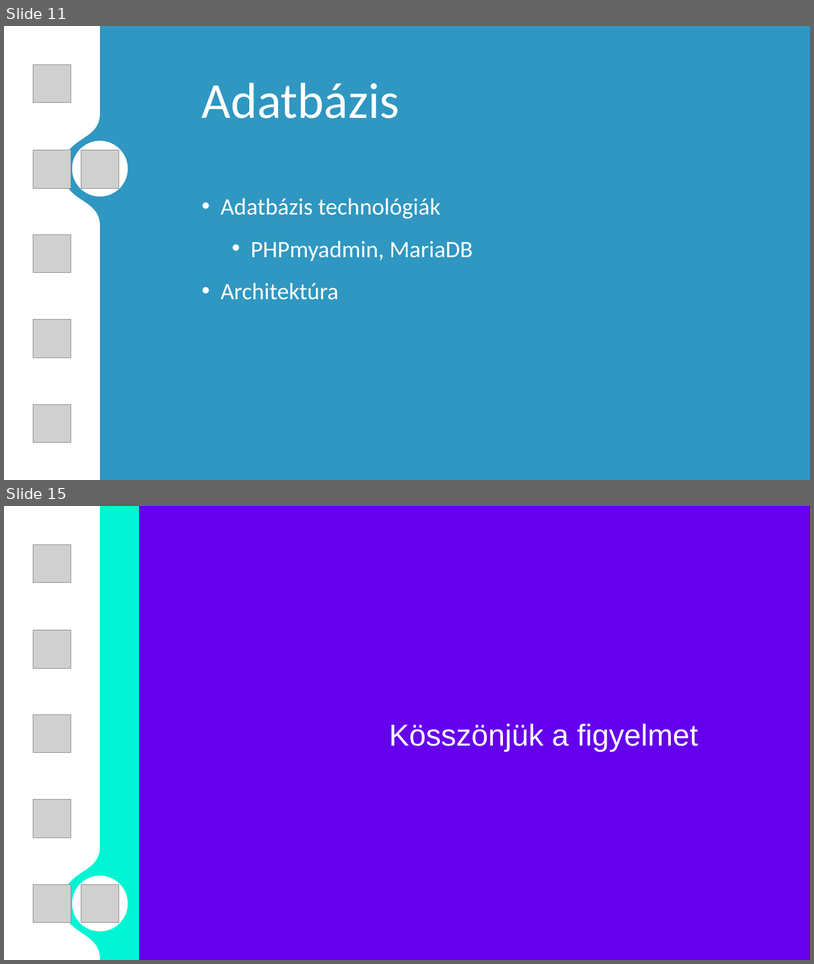
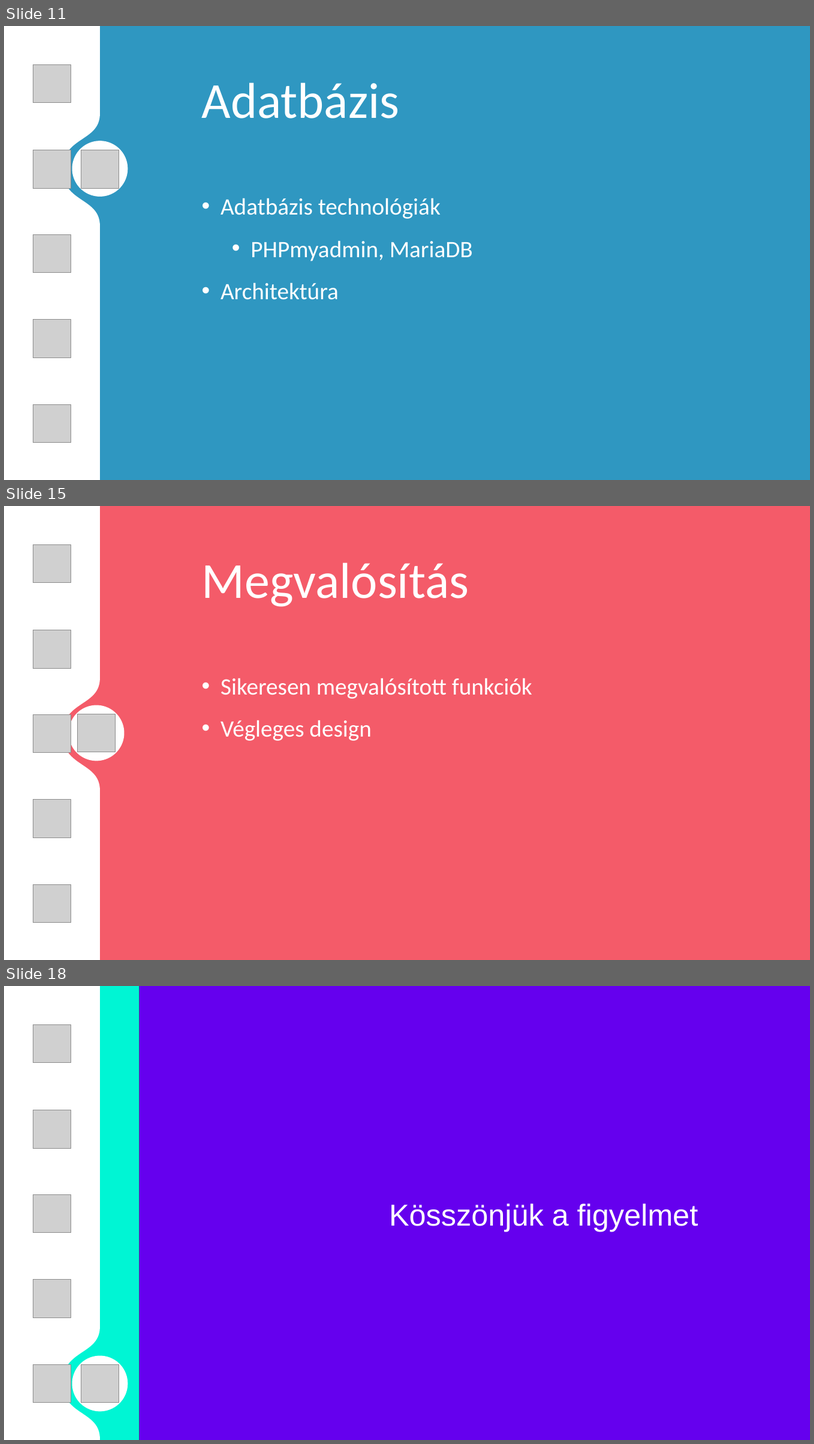
Before and after one commit to egri-richard/TurboNote, a slide deck: TNote_presentation.pptx. Shown one above the other, each under a label of ours: slides 11 and 15 before the commit, slides 11, 15 and 18 after it; the slides between them are not shown. The pictures are 814x964 and 814x1444 pixels, drawn with LibreOffice and Linux fonts; fonts in the diff are those of the drawing; grey boxes stand for pictures; background and template pictures are left out. Boxes give left, top, right and bottom in pixels: in the first picture for what was removed or moved away, otherwise in the second. Text is boxed around its words. In the diff, an @@ line names an element or a change of style, - is before the commit and + after.

```diff
--- a/TNote_presentation.pptx
+++ b/TNote_presentation.pptx
@@ slide 15 added at (x1=4, y1=506, x2=810, y2=960), background #F45B69 @@
@@ freeform shape added at (x1=4, y1=506, x2=99, y2=960), fill #FFFFFF @@
@@ picture added at (x1=33, y1=545, x2=71, y2=583) @@
@@ text added at (x1=202, y1=562, x2=470, y2=607), 60 pt, text #FFFFFF @@
+Megvalósítás
@@ picture added at (x1=33, y1=630, x2=71, y2=668) @@
@@ text added at (x1=221, y1=678, x2=533, y2=741), 28 pt, text #FFFFFF @@
+• Sikeresen megvalósított funkciók
+• Végleges design
@@ picture added at (x1=33, y1=714, x2=71, y2=752) @@
@@ ellipse added at (x1=69, y1=705, x2=125, y2=760), fill #FFFFFF @@
@@ picture added at (x1=77, y1=714, x2=116, y2=751) @@
@@ picture added at (x1=33, y1=799, x2=71, y2=838) @@
@@ picture added at (x1=33, y1=884, x2=71, y2=922) @@
@@ what was slide 15 is now slide 18 @@
```
Also in this commit, not shown: 1 slide changed, 5 other slides added, 3 slides removed.
